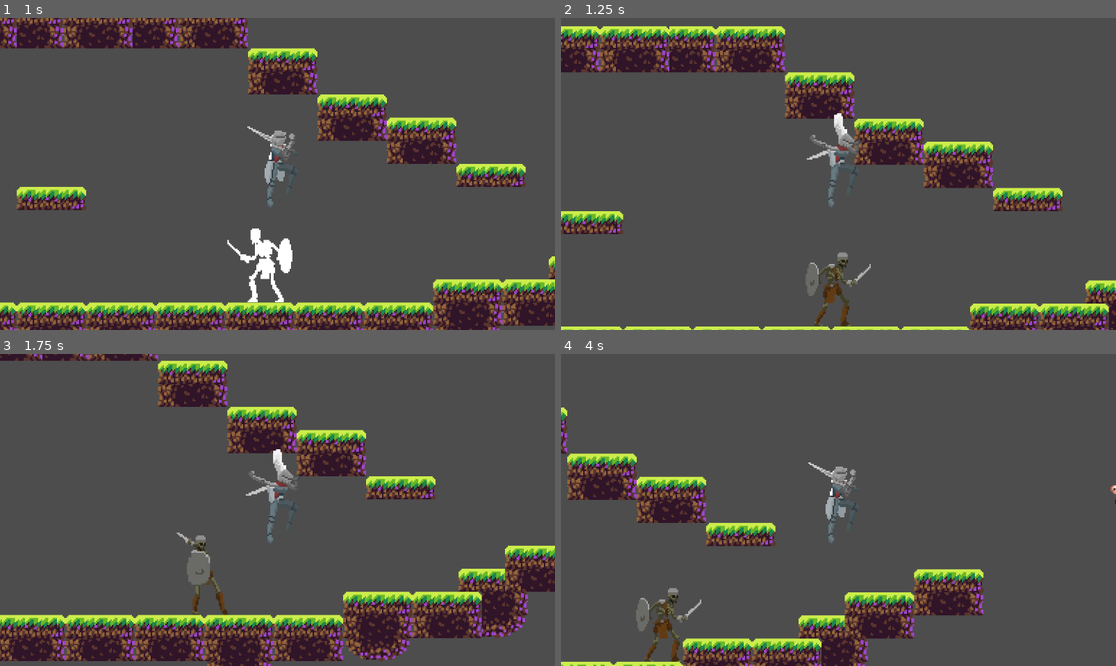
Above: before the commit, frames 1-4 (two rows, left to right).
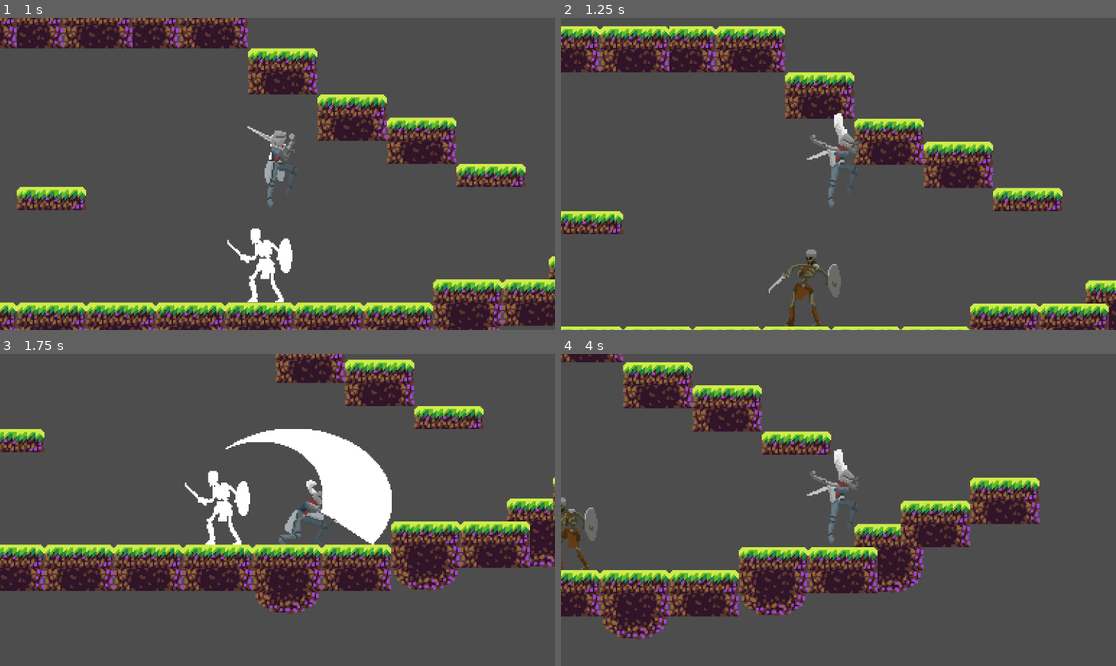
Above: after the commit, the same moments.

Repository: Drake3001/2D-Godot-Project-
Game: Godot game, scene res://levels/level1.tscn
Two runs of this game, one before a commit and one after it. Both use one fixed random seed, a clock stepped at 60 frames per second and the inputs below.
Inputs (mouse positions are in pixels of both pictures, inside the frame that each line leads up to):
- Up to frame 1 (1 s): move the mouse to (399, 158) at 0.52 s; hold D (move_right) from 0.53 s (still down); click (399, 158) at 0.6 s; tap Space (jump) at 0.77 s
- Up to frame 2 (1.25 s): keep holding D (move_right)
- Up to frame 3 (1.75 s): keep holding D (move_right); move the mouse to (166, 525) at 1.27 s; right-click (166, 525) at 1.35 s; tap Space (jump) at 1.52 s
- Up to frame 4 (4 s): move the mouse to (894, 441) at 2.02 s; release D (move_right) at 2.03 s; hold A (move_left) 2.03-2.78 s; click (894, 441) at 2.1 s; move the mouse to (810, 572) at 2.77 s; hold D (move_right) from 2.78 s (still down); right-click (810, 572) at 2.85 s; tap Space (jump) at 3.02, 3.77 s; move the mouse to (1005, 556) at 3.52 s; click (1005, 556) at 3.6 s

Frame 1 is identical in both runs. In frame 2, 1.3% of the frame differs, in the area x 37-56%, y 74-99%; in frame 3, 48%, in the area x 0-100%, y 0-100%; in frame 4, 33%.

Commit message:
Implementing early version of CombatHandler and Enemy_Death State

Diff:
--- a/entity/enemy_temp/combat_handler.gd
+++ b/entity/enemy_temp/combat_handler.gd
@@ -1,2 +1,22 @@
 extends Node
 class_name CombatHandler
+
+signal combat_signal(code)
+
+const HP = 30
+var current_hp
+
+func _ready():
+	current_hp = HP
+
+func take_dmg(dmg):
+	current_hp -= dmg
+	if not check_if_alive():
+		combat_signal.emit("Die")
+
+func check_if_alive():
+	return current_hp > 0
+
+func handle_new_state(new_state: String):
+	if new_state == "Enemy_hurt":
+		take_dmg(10)
--- a/entity/enemy_temp/enemy_base.gd
+++ b/entity/enemy_temp/enemy_base.gd
@@ -5,7 +5,7 @@
 
 # Komponenty
 @onready var movement: MovementComponentEnemy = $MovementComponent
-@onready var combat: CombatHandler = $CombatHandler
+@onready var combat_handler: CombatHandler = $CombatHandler
 @onready var state_machine: StateMachineEnemy = $StateMachine
 @onready var hitbox_manager: HitboxManager = $HitboxManager
 @onready var body_animation: AnimatedSprite2D = $BodyAnimation
@@ -13,7 +13,7 @@
 func _ready() -> void:
 	# Podpięcie sygnałów komponentów
 	#movement
-	#combat
+	combat_handler.combat_signal.connect(combat_handler_update)
 	state_machine.state_changed.connect(on_state_changed)
 	hitbox_manager.hitbox_mgr_update.connect(hitbox_manager_update)
 	movement.direction_changed.connect(change_direction)
@@ -24,6 +24,10 @@
 	body_animation.change_animation(new_state.substr(6, new_state.length() - 6))
 	movement.handle_new_state(new_state)
 	hitbox_manager.handle_new_state(new_state)
+	combat_handler.handle_new_state(new_state)
+
+func combat_handler_update(code: String):
+	state_machine.handle_event(code)
 
 func hitbox_manager_update(code: String, body: Variant, dmg: Variant ):
 	state_machine.handle_event(code)
--- a/entity/enemy_temp/enemy_temp.tscn
+++ b/entity/enemy_temp/enemy_temp.tscn
@@ -14,6 +14,7 @@
 [ext_resource type="Script" uid="uid://betjdta38lcfs" path="res://states/enemy_attack.gd" id="7_vdd48"]
 [ext_resource type="Script" uid="uid://csvht5w8te6i5" path="res://states/enemy_death.gd" id="8_gefvh"]
 [ext_resource type="Texture2D" uid="uid://c5s2guphscoxm" path="res://assets/Skeleton/Attack.png" id="9_3vckm"]
+[ext_resource type="Texture2D" uid="uid://dcvek628bt4ov" path="res://assets/Skeleton/Death.png" id="11_80eq1"]
 [ext_resource type="Texture2D" uid="uid://dojdh4japqn27" path="res://assets/Skeleton/Take Hit.png" id="11_g6i7l"]
 [ext_resource type="Script" uid="uid://d3fi384dvb5x8" path="res://entity/enemy_temp/body_animation.gd" id="11_gefvh"]
 [ext_resource type="Script" uid="uid://dbdojb65tdqe1" path="res://entity/enemy_temp/view_range.gd" id="14_vdd48"]
@@ -69,6 +70,22 @@
 atlas = ExtResource("4_aj1gc")
 region = Rect2(450, 0, 150, 150)
 
+[sub_resource type="AtlasTexture" id="AtlasTexture_idqvd"]
+atlas = ExtResource("11_80eq1")
+region = Rect2(0, 0, 150, 150)
+
+[sub_resource type="AtlasTexture" id="AtlasTexture_ryry4"]
+atlas = ExtResource("11_80eq1")
+region = Rect2(150, 0, 150, 150)
+
+[sub_resource type="AtlasTexture" id="AtlasTexture_iwg5g"]
+atlas = ExtResource("11_80eq1")
+region = Rect2(300, 0, 150, 150)
+
+[sub_resource type="AtlasTexture" id="AtlasTexture_2bv3m"]
+atlas = ExtResource("11_80eq1")
+region = Rect2(450, 0, 150, 150)
+
 [sub_resource type="AtlasTexture" id="AtlasTexture_l7mvr"]
 atlas = ExtResource("11_g6i7l")
 region = Rect2(0, 0, 150, 150)
@@ -147,6 +164,23 @@
 }],
 "loop": true,
 "name": &"chase",
+"speed": 5.0
+}, {
+"frames": [{
+"duration": 1.0,
+"texture": SubResource("AtlasTexture_idqvd")
+}, {
+"duration": 1.0,
+"texture": SubResource("AtlasTexture_ryry4")
+}, {
+"duration": 1.0,
+"texture": SubResource("AtlasTexture_iwg5g")
+}, {
+"duration": 1.0,
+"texture": SubResource("AtlasTexture_2bv3m")
+}],
+"loop": true,
+"name": &"death",
 "speed": 5.0
 }, {
 "frames": [{
@@ -255,8 +289,7 @@
 [node name="BodyAnimation" type="AnimatedSprite2D" parent="."]
 position = Vector2(-6, -26)
 sprite_frames = SubResource("SpriteFrames_aiqiw")
-animation = &"hurt"
-frame_progress = 0.866087
+animation = &"death"
 script = ExtResource("11_gefvh")
 
 [node name="MovementComponent" type="Node" parent="."]
--- a/states/State.gd
+++ b/states/State.gd
@@ -9,6 +9,8 @@
 func exit():
 	pass
 func handle_event(code: String):
+	if code == "Die":
+		transition.emit(self, "Enemy_death")
 	if code=="TakeDmg":
 		transition.emit(self, "Enemy_hurt")
 func return_to_previous():
--- a/states/enemy_hurt.gd
+++ b/states/enemy_hurt.gd
@@ -3,6 +3,7 @@
 
 func enter():
 	print("Enter - hurt")
+	dmg_locked = true
 	take_dmg.start()
 
 func exit():
@@ -16,7 +17,6 @@
 func _ready():
 	take_dmg.timeout.connect(handle_hurt_finished)
 
-
 func handle_event(code: String):
 	super(code)
 	if dmg_locked:
@@ -28,6 +28,7 @@
 			transition.emit(self, "Enemy_chase")
 
 func handle_hurt_finished():
+	dmg_locked = false
 	if last_code!="":
 		handle_event(last_code)
 	else:
Not shown: 1 places in entity/enemy_temp/enemy_temp.tscn that only renumber resources
